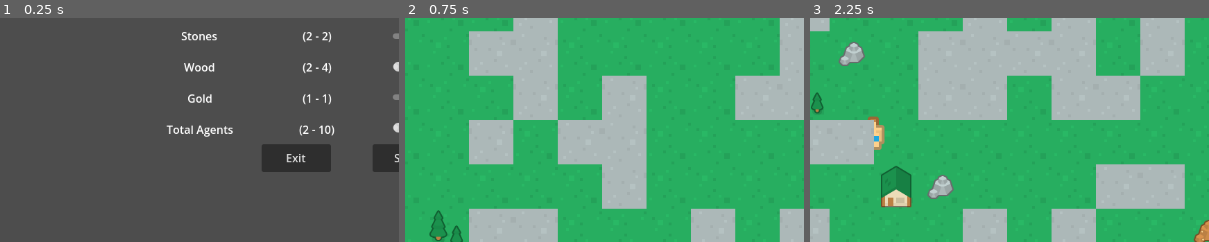
Above: before the commit, frames 1-3 (left to right).
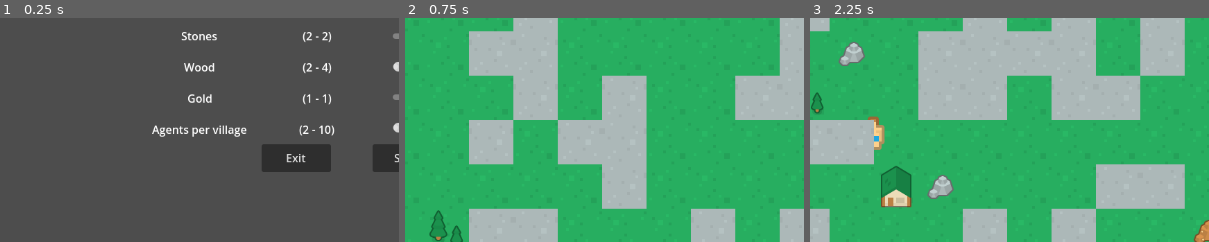
Above: after the commit, the same moments.

Repository: ApostolisSiampanis/intelligent-agents
Game: Godot game, scene res://scenes/input_screen.tscn
Two runs of this game, one before a commit and one after it. Both use one fixed random seed, a clock stepped at 60 frames per second and the inputs below.
Inputs:
- Up to frame 1 (0.25 s): no input
- Up to frame 2 (0.75 s): click "Start" at 0.5 s
- Up to frame 3 (2.25 s): click "Back to menu" at 1.25 s; click "Start" at 2 s
The pictures show only the part of the screen within x 6-56%, y 42-92%; the shares and areas given below are measured in that part.

The runs differ from the first frame. In frame 1, 0.6% of the frame differs, in the area x 38-62%, y 47-54%; in frame 2, nothing differs; in frame 3, nothing differs.
Error in both runs: Attempt to call function 'local_to_map' in base 'null instance' on a null instance. (res://scripts/agent.gd:56)

Commit message:
Update input_screen.tscn
- Change agents input field label, from total agents to agents per village.

Diff:
--- a/scenes/input_screen.tscn
+++ b/scenes/input_screen.tscn
@@ -71,7 +71,7 @@
 
 [node name="LabelAgentsName" type="Label" parent="CenterContainer/VBoxContainer/GridContainerParameters/VBoxContainerName"]
 layout_mode = 2
-text = "Total Agents
+text = "Agents per village
 "
 horizontal_alignment = 1
 
